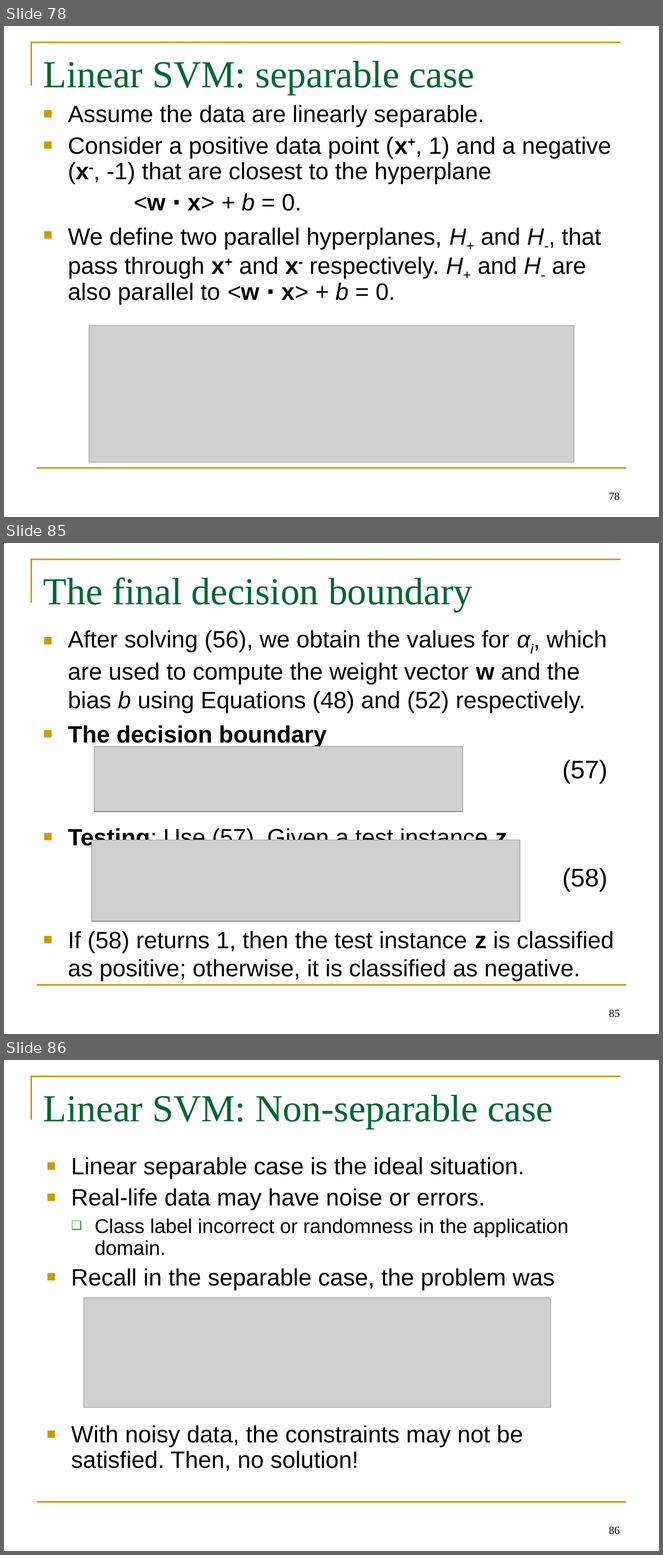
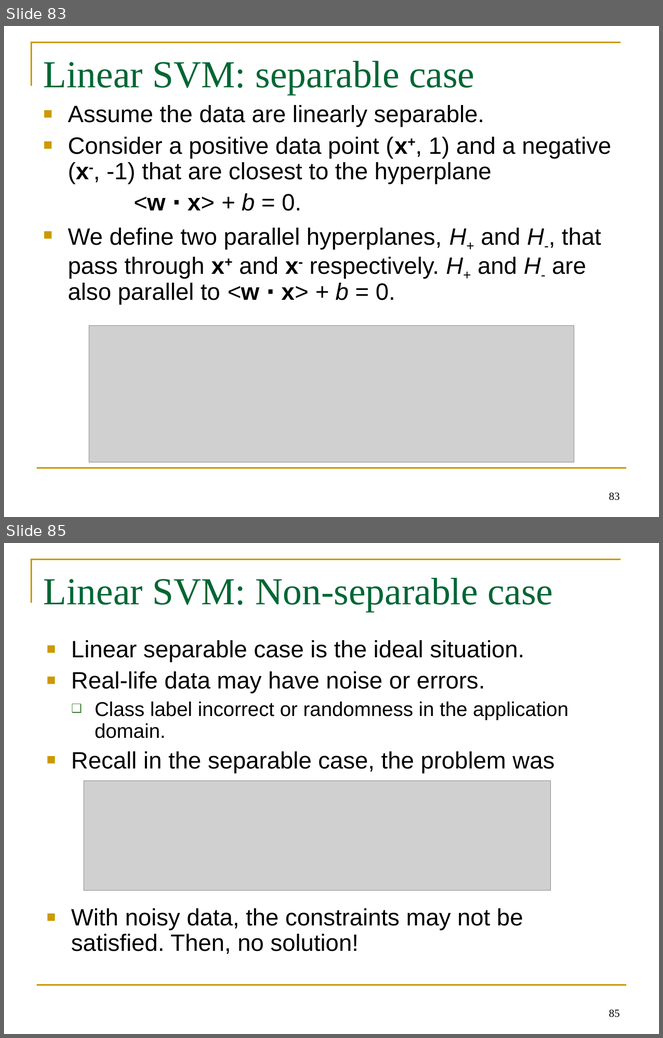
Before and after one commit to BeiyuLinCS/beiyulin.github.io, a slide deck: teach/spring_21/behavior_modeling/week6_supervised_learning.ppt. Shown one above the other, each under a label of ours: slides 78, 85 and 86 before the commit, slides 83 and 85 after it; the slides between them are not shown. The pictures are 663x1555 and 663x1038 pixels, drawn with LibreOffice and Linux fonts; fonts in the diff are those of the drawing; grey boxes stand for pictures. Boxes give left, top, right and bottom in pixels: in the first picture for what was removed or moved away, otherwise in the second. Text is boxed around its words. In the diff, an @@ line names an element or a change of style, - is before the commit and + after.

```diff
--- a/teach/spring_21/behavior_modeling/week6_supervised_learning.ppt
+++ b/teach/spring_21/behavior_modeling/week6_supervised_learning.ppt
@@ slide 85 removed at [4,543,659,1034], background #FFFFFF; not listed: 2 template elements that a slide beside it also shows @@
@@ title removed at [44,577,473,612] @@
-The final decision boundary
@@ text removed at [68,630,614,981] @@
-■ After solving (56), we obtain the values for αi, which are used to compute the weight vector w and the bias b using Equations (48) and (52) respectively.
-■ The decision boundary
-■ Testing: Use (57). Given a test instance z,
-■ If (58) returns 1, then the test instance z is classified as positive; otherwise, it is classified as negative.
@@ picture removed at [94,747,463,812] @@
@@ text removed at [562,760,608,784] @@
-(57)
@@ picture removed at [92,840,520,922] @@
@@ text removed at [562,868,608,892] @@
-(58)
@@ page number removed at [609,1010,620,1018] @@
-85
@@ what was slide 78 is now slide 83 @@
@@ page number at [609,493,620,501]: text changed @@
-78
+83
@@ what was slide 86 is now slide 85 @@
@@ page number at [609,1010,620,1018]: text changed @@
-86
+85
```
Also in this commit, not shown: 4 slides changed, 9 slides added, 13 other slides removed, 22 other files.
